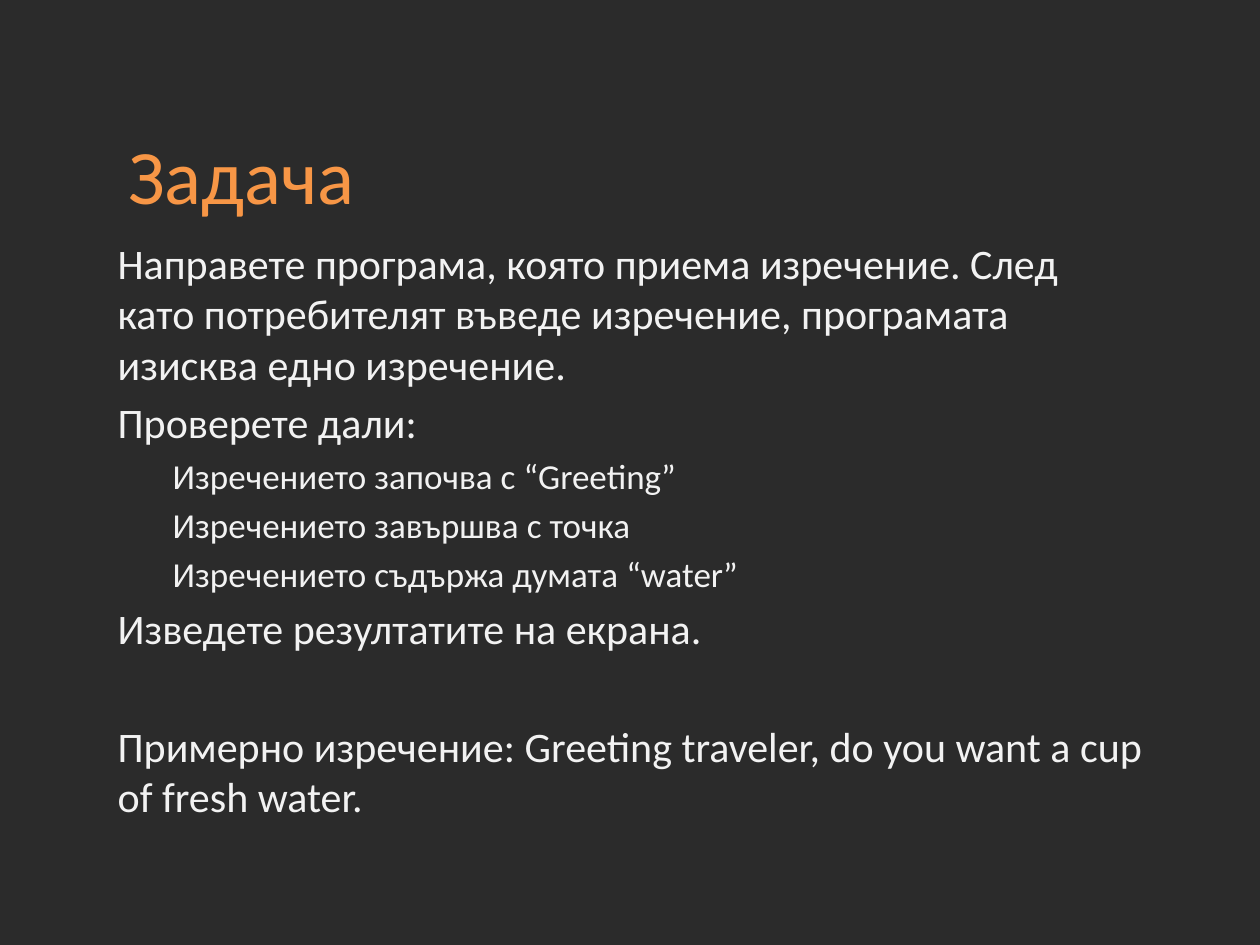
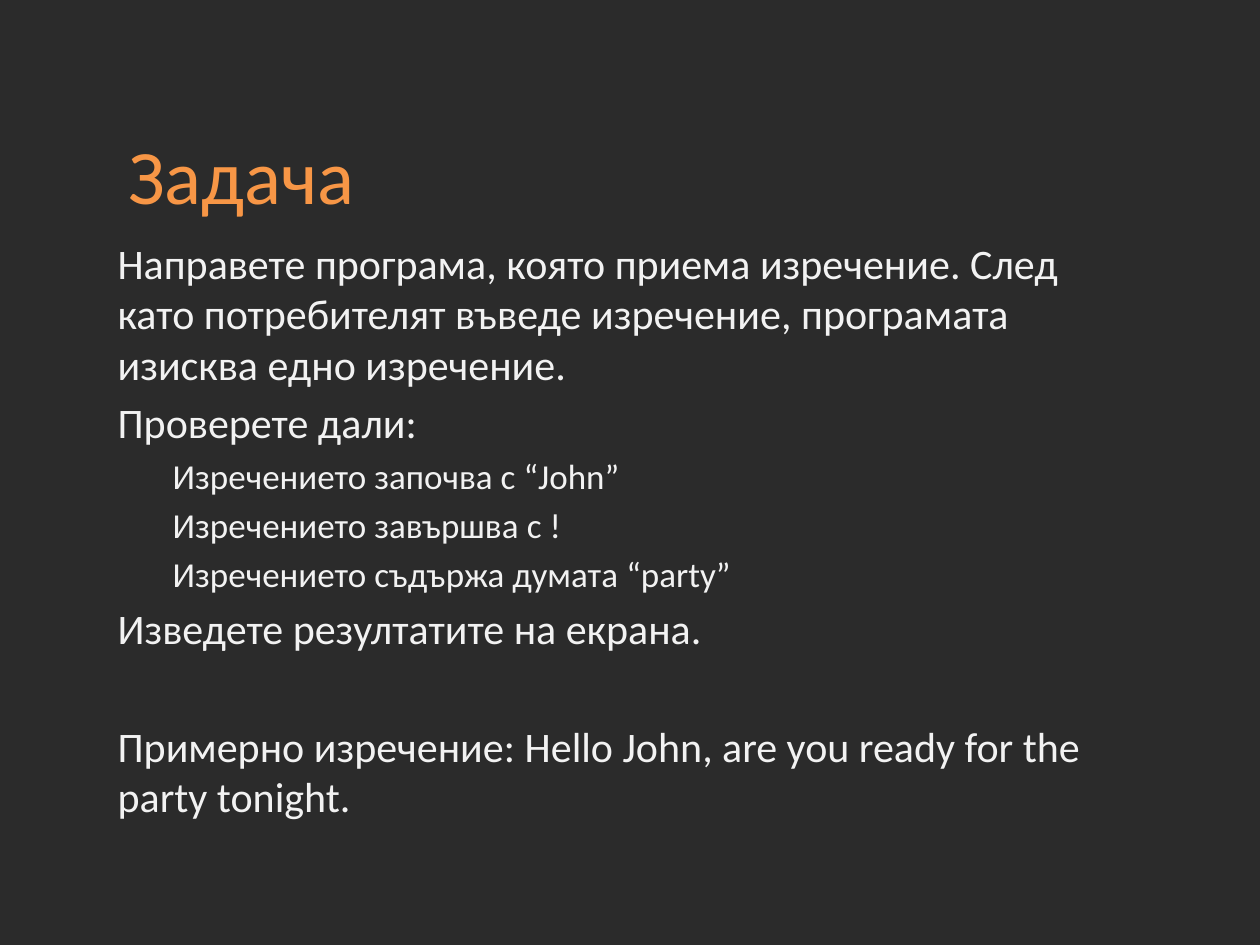
Before and after one commit to Academy-Soft-Intellect/Dot-Net-Course, a slide deck: slide 13 of 08-Strings-and-Text-Manipulations.pptx. Drawn at 1260x945 pixels with LibreOffice and Linux fonts; fonts in the diff are those of the drawing; background and template pictures are left out; a plain dark background stands for a picture behind light text. Boxes give left, top, right and bottom in pixels: in the first picture for what was removed or moved away, otherwise in the second. Text is boxed around its words. In the diff, an @@ line names an element or a change of style, - is before the commit and + after.

```diff
--- a/08-Strings-and-Text-Manipulations.pptx
+++ b/08-Strings-and-Text-Manipulations.pptx
@@ text at <box>173,464,730,593</box>: text changed @@
-  Изречението започва с “Greeting”
-  Изречението завършва с точка
-  Изречението съдържа думата “water”
+  Изречението започва с “John”
+  Изречението завършва с !
+  Изречението съдържа думата “party”
@@ text at <box>118,733,1080,819</box>: text changed @@
-Примерно изречение: Greeting traveler, do you want a cup of fresh water.
+Примерно изречение: Hello John, are you ready for the party tonight.
```
Also in this commit, not shown: 1 other slide changed, 49 other files.
